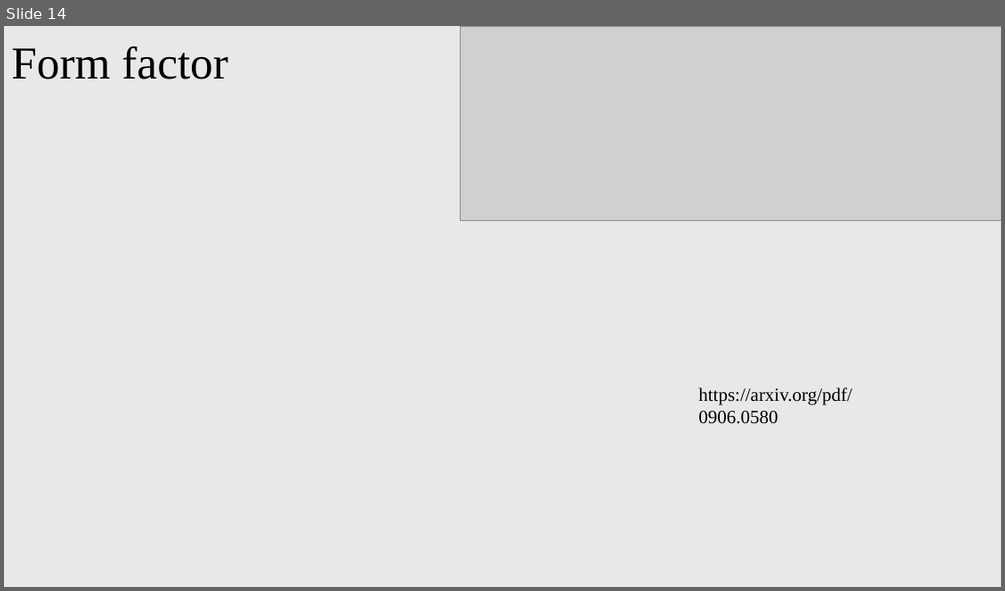
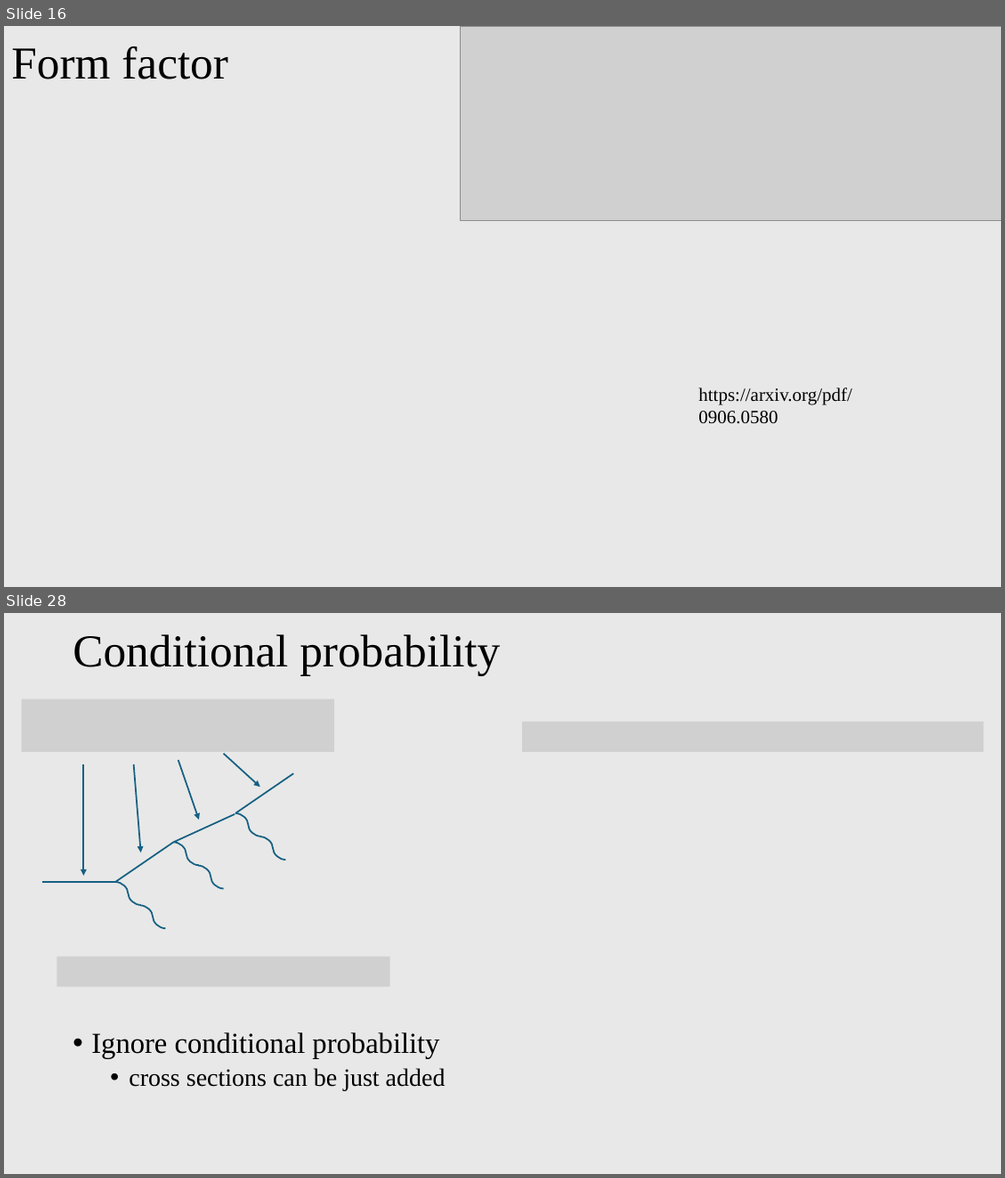
Before and after one commit to PeiranLi001/mCP_BDX, a slide deck: presentation/mCP_BDX.pptx. Shown one above the other, each under a label of ours: slide 14 before the commit, slides 16 and 28 after it; the slides between them are not shown. The pictures are 1005x591 and 1005x1178 pixels, drawn with LibreOffice and Linux fonts; fonts in the diff are those of the drawing; grey boxes stand for pictures. Boxes give left, top, right and bottom in pixels: in the first picture for what was removed or moved away, otherwise in the second. Text is boxed around its words. In the diff, an @@ line names an element or a change of style, - is before the commit and + after.

Commit message:
update and ignore sample

```diff
--- a/presentation/mCP_BDX.pptx
+++ b/presentation/mCP_BDX.pptx
@@ slide 28 added at [4, 613, 1001, 1174], background #E8E8E8 @@
@@ title added at [73, 634, 500, 676], 44 pt, text #000000 @@
+Conditional probability
@@ picture added at [21, 699, 334, 752] @@
@@ picture added at [522, 722, 984, 751] @@
@@ arrow added from (83, 764) to (83, 876), #156082 1.5 pt @@
@@ arrow added from (133, 764) to (141, 852), #156082 1.5 pt @@
@@ arrow added from (178, 760) to (199, 819), #156082 1.5 pt @@
@@ arrow added from (224, 754) to (260, 787), #156082 1.5 pt @@
@@ line added from (235, 813) to (293, 774), #156082 1.5 pt @@
@@ line added from (174, 842) to (235, 814), #156082 1.5 pt @@
@@ curved line added from (235, 813) to (261, 836), #156082 1.5 pt @@
@@ line added from (115, 882) to (174, 842), #156082 1.5 pt @@
@@ curved line added from (174, 842) to (199, 865), #156082 1.5 pt @@
@@ curved line added from (260, 836) to (286, 860), #156082 1.5 pt @@
@@ curved line added from (198, 866) to (224, 888), #156082 1.5 pt @@
@@ line added from (42, 882) to (115, 882), #156082 1.5 pt @@
@@ curved line added from (115, 882) to (141, 905), #156082 1.5 pt @@
@@ curved line added from (140, 906) to (165, 929), #156082 1.5 pt @@
@@ picture added at [57, 957, 390, 986] @@
@@ text added at [91, 1032, 445, 1091], 28 pt, text #000000 @@
+• Ignore conditional probability
+  • cross sections can be just added
@@ what was slide 14 is now slide 16 @@
```
Also in this commit, not shown: 4 slides changed, 13 other slides added, 5 other files.
